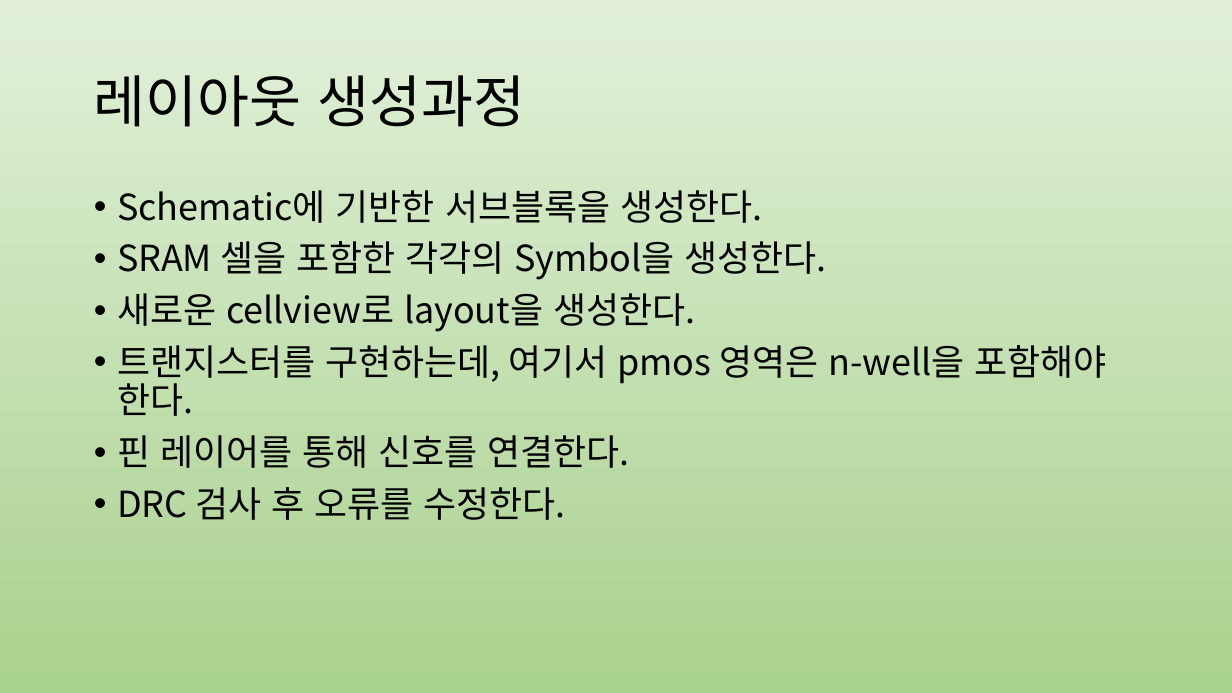
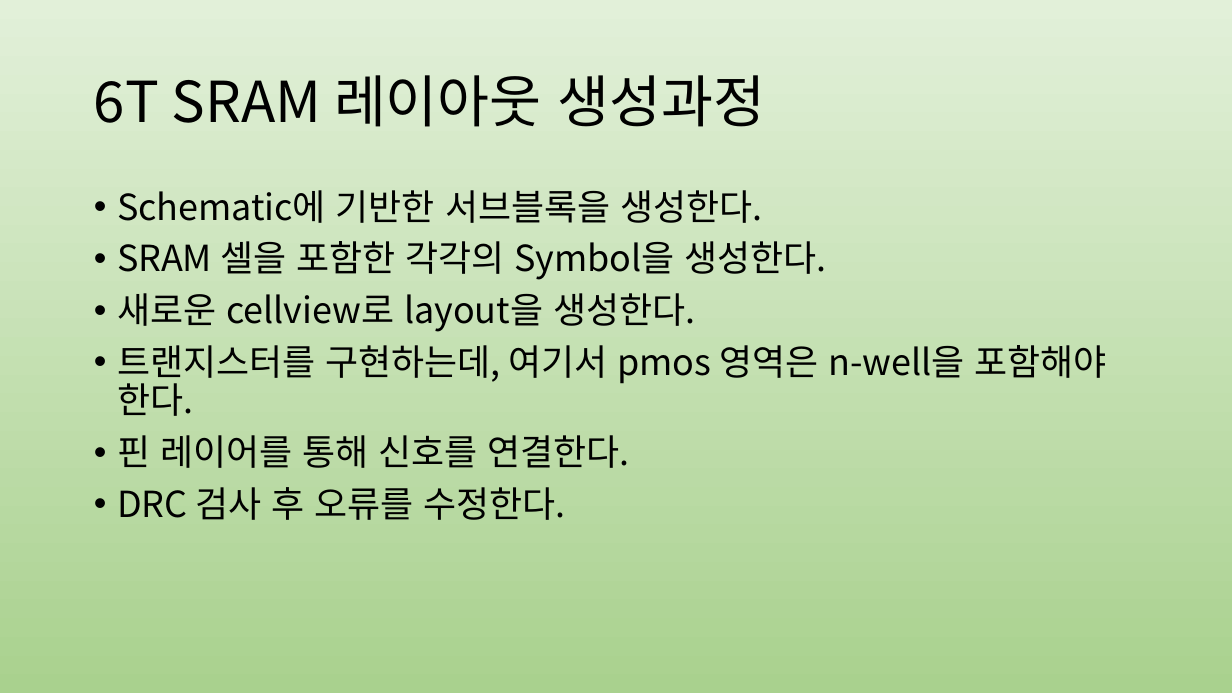
Before and after one commit to jwl1109/IOT, a slide deck: slide 6 of VLSI design 설계 실습/2025-06-13.pptx (slide 8 before the commit). Drawn at 1232x693 pixels with LibreOffice and Linux fonts; fonts in the diff are those of the drawing. Boxes give left, top, right and bottom in pixels: in the first picture for what was removed or moved away, otherwise in the second. Text is boxed around its words. In the diff, an @@ line names an element or a change of style, - is before the commit and + after.

```diff
--- a/VLSI design 설계 실습/2025-06-13.pptx
+++ b/VLSI design 설계 실습/2025-06-13.pptx
@@ title at (94, 75, 766, 127): text changed @@
-레이아웃 생성과정
+6T SRAM 레이아웃 생성과정
```
Also in this commit, not shown: 1 other slide changed, 2 slides added, 3 slides removed, 2 other files.
